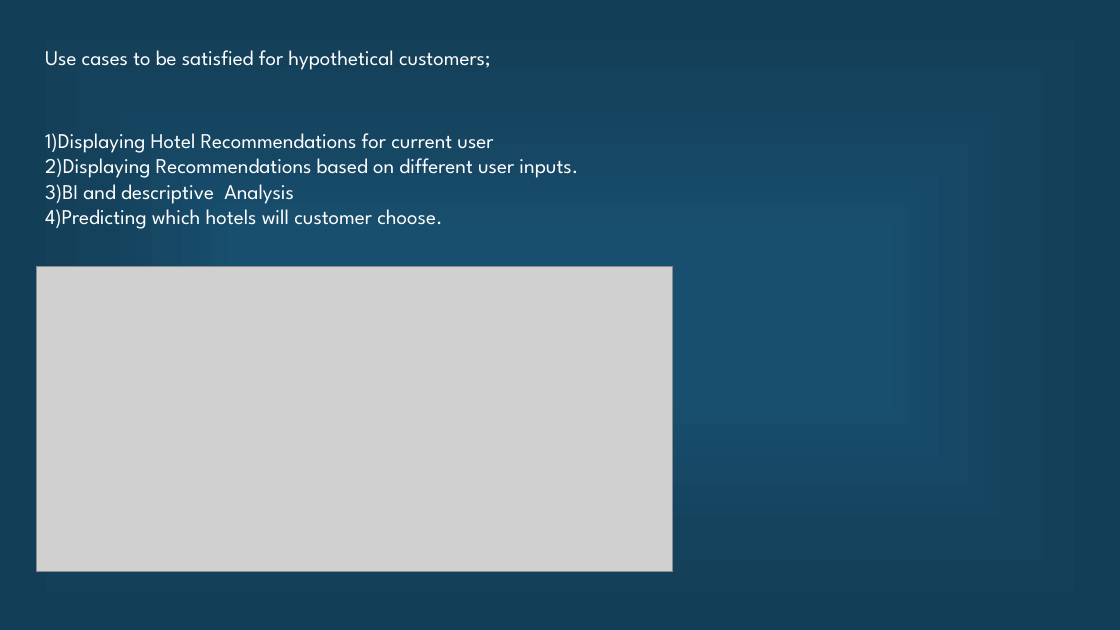
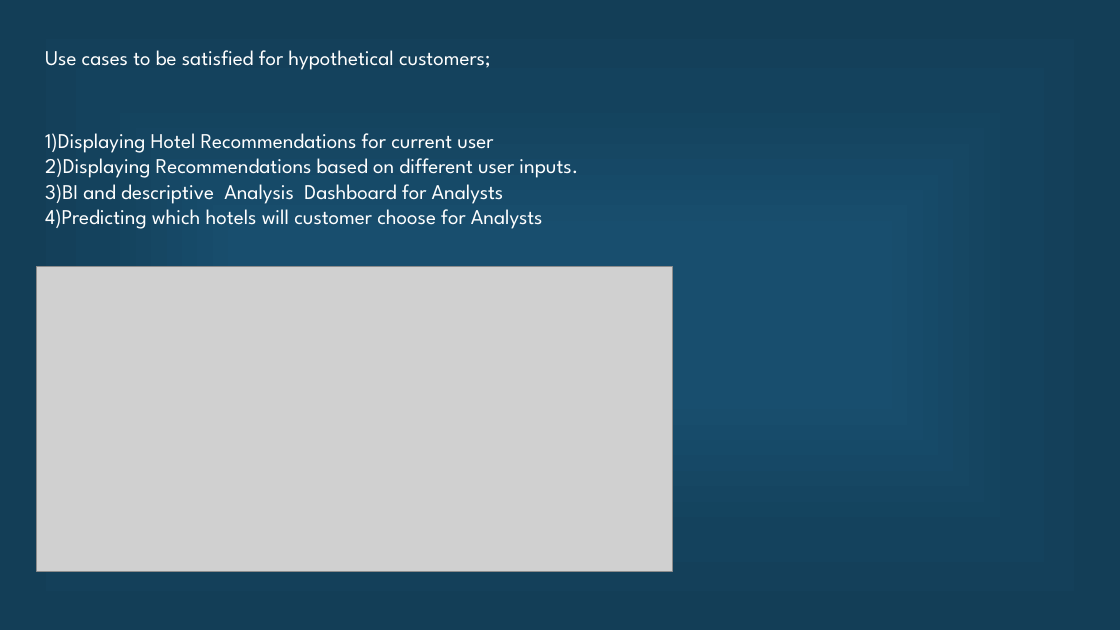
Before and after one commit to Ruchi2729/Scala-Final-Project, a slide deck: slide 2 of Final pre.pptx. Drawn at 1120x630 pixels with LibreOffice and Linux fonts; fonts in the diff are those of the drawing; grey boxes stand for pictures. Boxes give left, top, right and bottom in pixels: in the first picture for what was removed or moved away, otherwise in the second. Text is boxed around its words. In the diff, an @@ line names an element or a change of style, - is before the commit and + after.

Commit message:
latest Changes

```diff
--- a/Final pre.pptx
+++ b/Final pre.pptx
@@ text at (x1=45, y1=184, x2=543, y2=229): text changed @@
-3)BI and descriptive Analysis
-4)Predicting which hotels will customer choose.
+3)BI and descriptive Analysis Dashboard for Analysts
+4)Predicting which hotels will customer choose for Analysts
```
